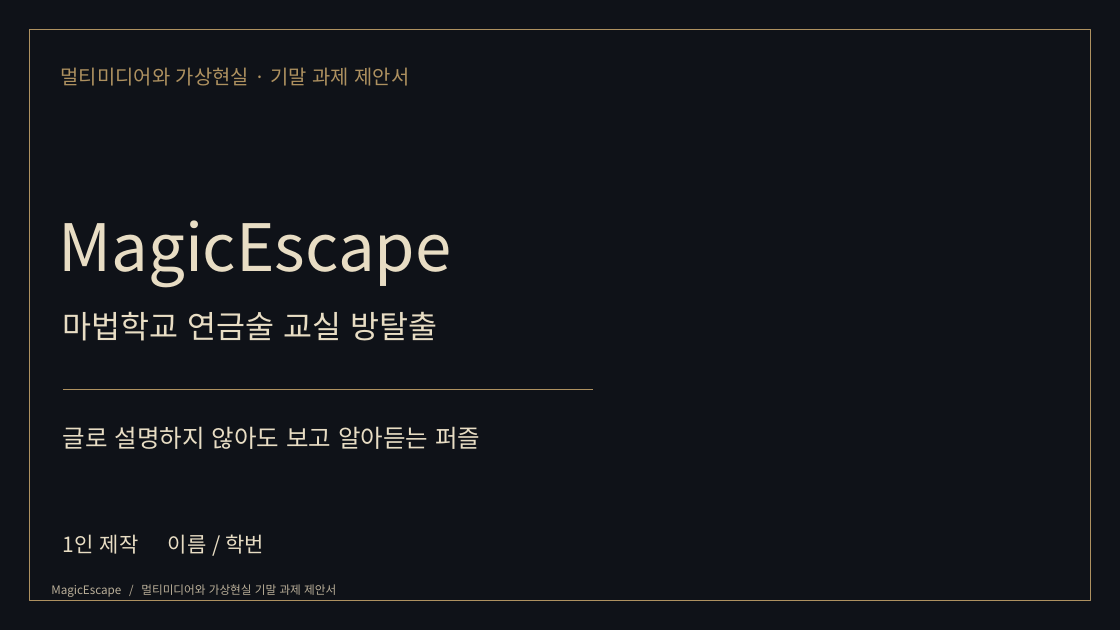
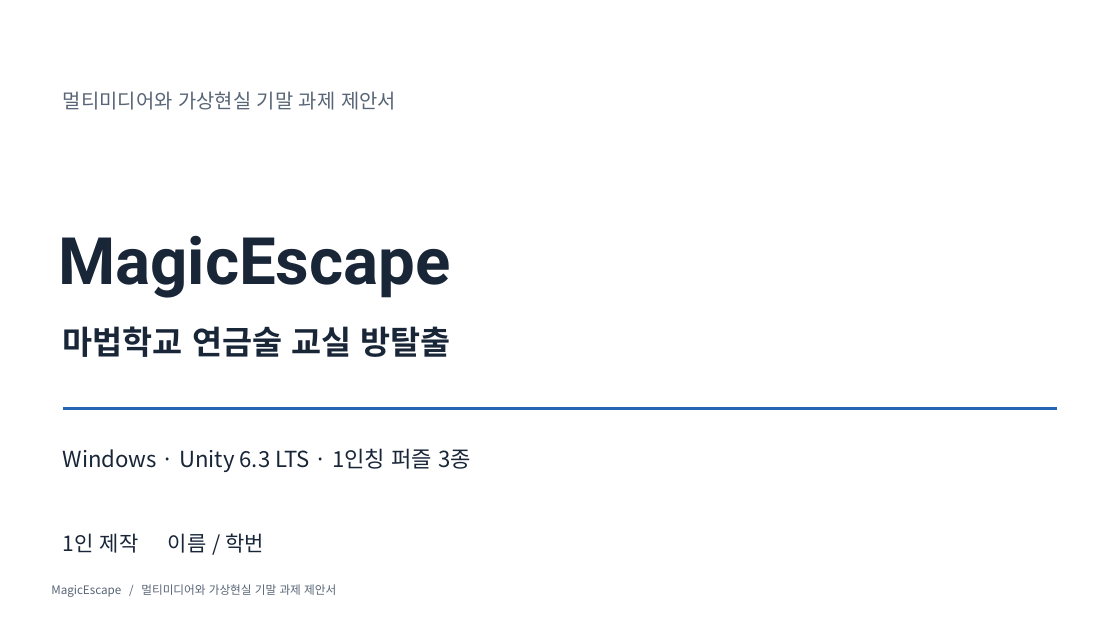
Before and after one commit to NoNamad5196/MagicEscape, a slide deck: slide 1 of presentation/proposal/MagicEscape_제안서.pptx. Drawn at 1120x630 pixels with LibreOffice and Linux fonts; fonts in the diff are those of the drawing; background and template pictures are left out. Boxes give left, top, right and bottom in pixels: in the first picture for what was removed or moved away, otherwise in the second. Text is boxed around its words. In the diff, an @@ line names an element or a change of style, - is before the commit and + after.

```diff
--- a/presentation/proposal/MagicEscape_제안서.pptx
+++ b/presentation/proposal/MagicEscape_제안서.pptx
@@ background picture (left out) to #FFFFFF @@
@@ rectangle removed at (x1=0, y1=0, x2=1120, y2=630) @@
@@ rectangle removed at (x1=29, y1=29, x2=1091, y2=602) @@
@@ text at (x1=63, y1=91, x2=396, y2=110): text changed; text colour #AE9160 to #586576 @@
-멀티미디어와 가상현실 · 기말 과제 제안서
+멀티미디어와 가상현실 기말 과제 제안서
@@ text "MagicEscape" moved from (x1=58, y1=220, x2=451, y2=288) to (x1=58, y1=235, x2=450, y2=298) @@
@@ text "MagicEscape" at (x1=58, y1=235, x2=450, y2=298): font Noto Sans CJK KR to Roboto, text colour #E8DDC4 to #182638, bold on @@
@@ text "마법학교 연금술 교실 방탈출" moved from (x1=63, y1=311, x2=437, y2=341) to (x1=63, y1=326, x2=450, y2=357) @@
@@ text "마법학교 연금술 교실 방탈출" at (x1=63, y1=326, x2=450, y2=357): size 27 to 28 pt, font Noto Sans CJK KR to Roboto, text colour #E8DDC4 to #182638, bold on @@
@@ line removed from (63, 390) to (593, 390) @@
@@ line added from (63, 408) to (1057, 408), #2864B4 2 pt @@
@@ text removed at (x1=63, y1=426, x2=480, y2=449) @@
-글로 설명하지 않아도 보고 알아듣는 퍼즐
@@ text added at (x1=63, y1=448, x2=471, y2=472), 19 pt, text #182638 @@
+Windows · Unity 6.3 LTS · 1인칭 퍼즐 3종
@@ text "1인 제작 이름 / 학번" at (x1=63, y1=533, x2=264, y2=553): text colour #E8DDC4 to #182638 @@
@@ text "MagicEscape / 멀티미디어와 가상현실 기말 ..." at (x1=51, y1=584, x2=336, y2=597): text colour #BAAF99 to #586576 @@
```
Also in this commit, not shown: 10 other slides changed, 1 slide added, 1 slide removed, 18 other files.
